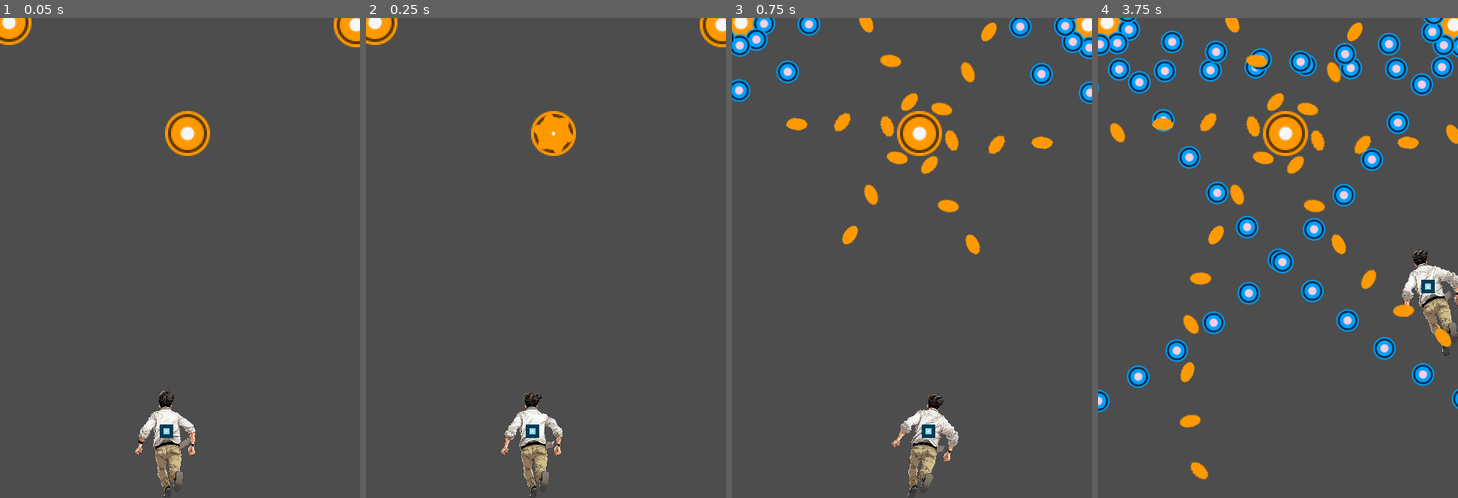
Above: before the commit, frames 1-4 (left to right).
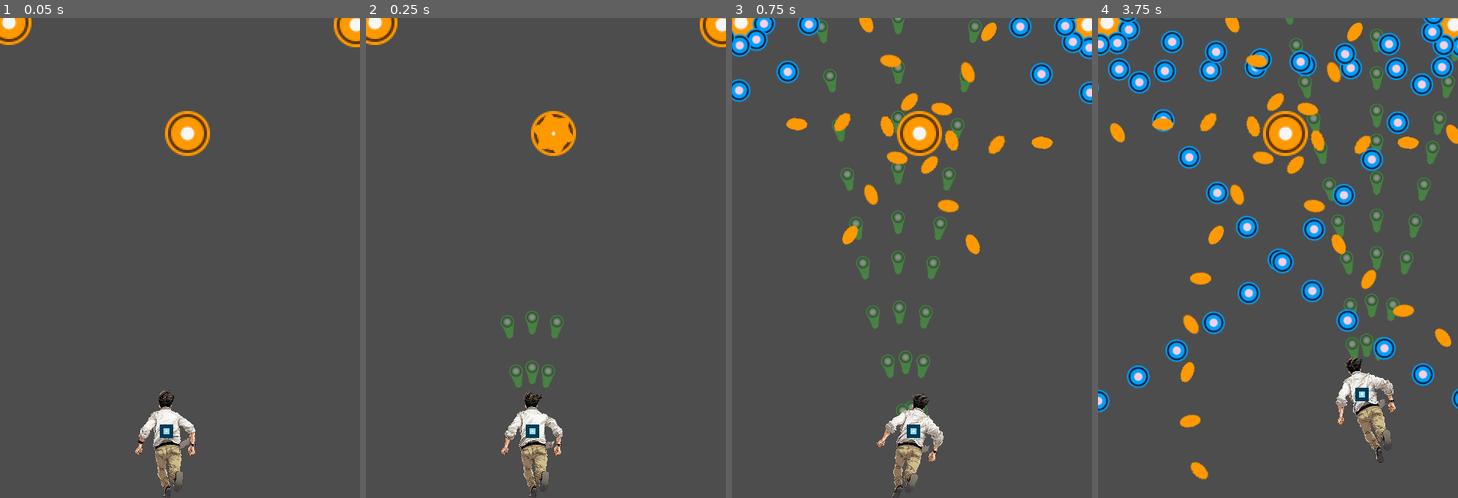
Above: after the commit, the same moments.

Repository: CaioMGA/boss-rush-exchange
Game: Godot game, scene res://scenes/demo.tscn
The game is run twice, just before and just after one commit, with the same random seed, the same clock (stepped at 60 frames per second) and the same inputs.
Inputs:
- Up to frame 1 (0.05 s): no input
- Up to frame 2 (0.25 s): no input
- Up to frame 3 (0.75 s): hold Right (move_right) from 0.53 s (still down); hold J (focus_shot) from 0.53 s (still down)
- Up to frame 4 (3.75 s): release Right (move_right) at 1.28 s; release J (focus_shot) at 1.28 s; hold Down (move_down) 1.28-2.03 s; tap J (focus_shot) at 1.35, 2.85 s; hold Right (move_right) 2.03-2.78 s; hold J (focus_shot) 2.03-2.78 s; hold Up (move_up) 2.78-3.53 s; hold Left (move_left) from 3.53 s (still down); hold J (focus_shot) from 3.53 s (still down)

Frame 1 is identical in both runs. In frame 2, 0.6% of the frame differs, in the area x 37-55%, y 60-78%; in frame 3, 4.5%; in frame 4, 5.4%, in the area x 52-100%, y 0-93%.

Commit message:
add player shots

Diff:
--- a/project.godot
+++ b/project.godot
@@ -14,6 +14,11 @@
 run/main_scene="res://scenes/demo.tscn"
 config/features=PackedStringArray("4.0", "GL Compatibility")
 config/icon="res://icon.svg"
+
+[debug]
+
+settings/stdout/print_fps=true
+settings/stdout/print_gpu_profile=true
 
 [display]
 
--- /dev/null
+++ b/scenes/bullets/bullet_green_fast.tscn
@@ -0,0 +1,27 @@
+[gd_scene load_steps=4 format=3 uid="uid://cuvdwcq4i27e5"]
+
+[ext_resource type="Script" path="res://scenes/bullets/bullet.gd" id="1_acgge"]
+[ext_resource type="Texture2D" uid="uid://1adjhllcpqim" path="res://art/bullets/green_fast.png" id="2_vrsng"]
+
+[sub_resource type="CircleShape2D" id="CircleShape2D_75y3y"]
+radius = 6.0
+
+[node name="Bullet" type="Area2D" groups=["bullets_player"]]
+script = ExtResource("1_acgge")
+speed = 1200
+
+[node name="Sprite2D" type="Sprite2D" parent="." groups=["bullets_player"]]
+modulate = Color(1, 1, 1, 0.411765)
+z_index = -50
+position = Vector2(-7, 0)
+texture = ExtResource("2_vrsng")
+
+[node name="CollisionShape2D" type="CollisionShape2D" parent="." groups=["bullets_player"]]
+shape = SubResource("CircleShape2D_75y3y")
+
+[node name="KillTimer" type="Timer" parent="." groups=["bullets_player"]]
+wait_time = 4.0
+one_shot = true
+autostart = true
+
+[connection signal="timeout" from="KillTimer" to="." method="_on_kill_timer_timeout"]
--- a/scenes/demo.tscn
+++ b/scenes/demo.tscn
@@ -67,3 +67,5 @@
 shape = SubResource("RectangleShape2D_4gg3g")
 
 [connection signal="area_entered" from="Destroyer" to="Destroyer" method="_on_area_entered"]
+
+[editable path="Player"]
--- a/scenes/player.tscn
+++ b/scenes/player.tscn
@@ -14,6 +14,8 @@
 [ext_resource type="Texture2D" uid="uid://c1uy7d48aqs6e" path="res://art/hero/bank_right/2.png" id="7_yox0n"]
 [ext_resource type="Texture2D" uid="uid://b4lo7xeh6jqh" path="res://art/hero/bank_right/3.png" id="8_eyujq"]
 [ext_resource type="Texture2D" uid="uid://u76jto25ys67" path="res://art/hero/bank_right/4.png" id="9_ackem"]
+[ext_resource type="Script" path="res://scripts/player_shooter.gd" id="15_gfbml"]
+[ext_resource type="PackedScene" uid="uid://cuvdwcq4i27e5" path="res://scenes/bullets/bullet_green_fast.tscn" id="16_y3xot"]
 
 [sub_resource type="SpriteFrames" id="SpriteFrames_2tbsi"]
 animations = [{
@@ -82,6 +84,7 @@
 animation = &"idle"
 
 [node name="Sprite2D" type="Sprite2D" parent="AnimatedSprite2D" groups=["player"]]
+z_index = 1000
 texture_filter = 1
 texture_repeat = 1
 position = Vector2(1.90735e-06, -133.333)
@@ -95,7 +98,43 @@
 debug_color = Color(0.956863, 0, 0.529412, 0.419608)
 
 [node name="Shooter" type="Node2D" parent="."]
+script = ExtResource("15_gfbml")
+bullet_scene = ExtResource("16_y3xot")
+bullet_speed = 800
+
+[node name="ShootTimer" type="Timer" parent="Shooter"]
+wait_time = 0.1
+autostart = true
+
+[node name="CenterShot" type="Node2D" parent="Shooter"]
 position = Vector2(0, -14)
+rotation = -1.5708
+
+[node name="LeftShot" type="Node2D" parent="Shooter"]
+position = Vector2(-10, -10)
+rotation = -1.74533
+
+[node name="RightShot" type="Node2D" parent="Shooter"]
+position = Vector2(10, -10)
+rotation = -1.39626
+
+[node name="FocusShooter" type="Node2D" parent="."]
+visible = false
+
+[node name="ShootTimer" type="Timer" parent="FocusShooter"]
+wait_time = 0.1
+one_shot = true
+
+[node name="CenterShot" type="Node2D" parent="FocusShooter"]
+position = Vector2(0, -14)
+
+[node name="LeftShot" type="Node2D" parent="FocusShooter"]
+position = Vector2(-3, -10)
+
+[node name="RightShot" type="Node2D" parent="FocusShooter"]
+position = Vector2(3, -10)
 
 [connection signal="area_entered" from="." to="." method="_on_area_entered"]
 [connection signal="body_entered" from="." to="." method="_on_body_entered"]
+[connection signal="timeout" from="Shooter/ShootTimer" to="Shooter" method="_on_shoot_timer_timeout" flags=18]
+[connection signal="timeout" from="FocusShooter/ShootTimer" to="FocusShooter" method="_on_shoot_timer_timeout" flags=18]
--- a/scripts/player.gd
+++ b/scripts/player.gd
@@ -3,8 +3,8 @@
 signal player_hurt
 
 @export var bullet_scene = preload("res://scenes/bullets/bullet_blue_fast.tscn")
-@export var normal_speed = 400
-@export var focus_speed = 200
+@export var normal_speed = 200
+@export var focus_speed = 100
 var speed
 var screen_size
 var is_moving_slow = false;
@@ -48,7 +48,6 @@
 
 
 func hurt():
-	print("ouch")
 	emit_signal("player_hurt")
 
 func _on_area_entered(area):
--- /dev/null
+++ b/scripts/player_shooter.gd
@@ -0,0 +1,36 @@
+extends Node2D
+
+@export var bullet_scene = preload("res://scenes/bullets/bullet_pink_round.tscn")
+@onready var shoot_timer = $ShootTimer
+
+@export var shooter_timer_wait_time = 0.08
+@export var bullet_speed = 300
+
+func _ready():
+	shoot_timer.wait_time = shooter_timer_wait_time
+	shoot_timer.start()
+
+func _on_shoot_timer_timeout():
+		shoot()
+
+func shoot():
+	#	center shot
+	var bullet = bullet_scene.instantiate()
+	get_tree().root.add_child(bullet)
+	bullet.speed = bullet_speed
+	bullet.position = $CenterShot.global_position
+	bullet.rotation = $CenterShot.rotation
+
+	#	left shot
+	bullet = bullet_scene.instantiate()
+	get_tree().root.add_child(bullet)
+	bullet.speed = bullet_speed
+	bullet.position = $LeftShot.global_position
+	bullet.rotation = $LeftShot.rotation
+
+	#	right shot
+	bullet = bullet_scene.instantiate()
+	get_tree().root.add_child(bullet)
+	bullet.speed = bullet_speed
+	bullet.position = $RightShot.global_position
+	bullet.rotation = $RightShot.rotation
Not shown: 1 places in scenes/player.tscn that only renumber resources
